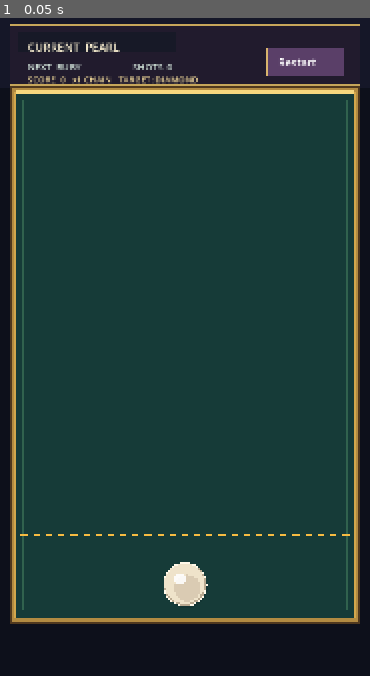
Above: before the commit, frame 1.
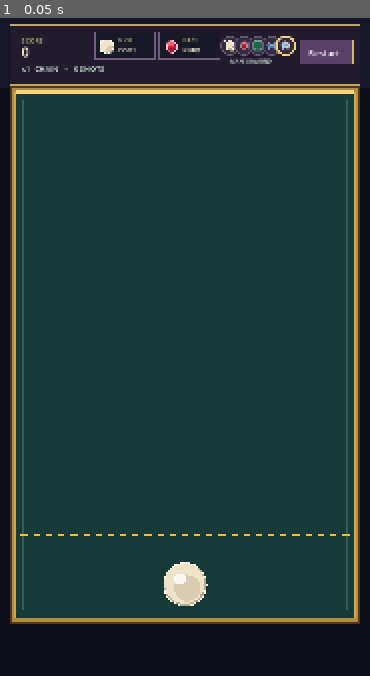
Above: after the commit, the same moment.

Repository: owais6153/game
Game: Godot game, scene res://scenes/Game.tscn
The game is run twice, just before and just after one commit, with the same random seed, the same clock (stepped at 60 frames per second) and the same inputs.
Inputs:
- Up to frame 1 (0.05 s): no input

The runs differ from the first frame. In frame 1, 2.4% of the frame differs, in the area x 5-96%, y 2-11%.

Commit message:
feat: add gem progression preview and clean HUD

Diff:
--- a/scripts/game_config.gd
+++ b/scripts/game_config.gd
@@ -31,13 +31,16 @@
 const CHAIN_PRESENTATION_STAGGER := 0.05 # visual cadence only; merge logic remains immediate
 const NEXT_LAUNCHER_READY_DELAY := 0.04 # only after settled board and presentations complete
 const MERGE_CHAIN_DEPTH_CAP := 6
-const RESTART_RECT := Rect2(520.0, 58.0, 150.0, 54.0)
+const RESTART_RECT := Rect2(584.0, 42.0, 102.0, 48.0)
 const OVERLAY_BUTTON_RECT := Rect2(220.0, 770.0, 280.0, 64.0)
 const OVERLAY_FADE_DURATION := 0.18
 ## Rendering-only layout values. These never feed simulation or collision geometry.
 const HUD_RECT := Rect2(20.0, 14.0, 680.0, 116.0)
-const HUD_PRIMARY_RECT := Rect2(34.0, 28.0, 310.0, 40.0)
-const HUD_SECONDARY_RECT := Rect2(34.0, 76.0, 460.0, 32.0)
+const CURRENT_PREVIEW_RECT := Rect2(184.0, 28.0, 118.0, 52.0)
+const NEXT_PREVIEW_RECT := Rect2(310.0, 28.0, 118.0, 52.0)
+const PROGRESSION_START_X := 448.0
+const PROGRESSION_STEP_X := 27.0
+const PROGRESSION_Y := 54.0
 const OVERLAY_RECT := Rect2(76.0, 398.0, 568.0, 484.0)
 const SAFE_VISUAL_MARGIN := 24.0
 const TARGET_LEVEL := 5
--- a/scripts/game_controller.gd
+++ b/scripts/game_controller.gd
@@ -1,6 +1,7 @@
 extends Node2D
 
 const GemVisualsType = preload("res://scripts/gem_visuals.gd")
+const HudRendererType = preload("res://scripts/hud_renderer.gd")
 
 var pieces: Array[GemPiece] = []
 var simulation := BoardSimulation.new()
@@ -82,6 +83,23 @@
 func lifecycle_name() -> String:
 	return LauncherState.keys()[launcher_state]
 
+## Presentation data only. UI code reads this snapshot and never owns game rules.
+func hud_snapshot() -> Dictionary:
+	var active := get_active_piece()
+	var highest_level := 1
+	for piece in pieces:
+		if not piece.consumed:
+			highest_level = maxi(highest_level, piece.level)
+	return {
+		"current_level": active.level if active != null else next_level,
+		"next_level": next_level,
+		"score": score,
+		"chain_multiplier": chain_multiplier,
+		"shot_count": shot_count,
+		"target_level": GameConfig.TARGET_LEVEL,
+		"highest_level": highest_level,
+	}
+
 func _unhandled_input(event: InputEvent) -> void:
 	if event is InputEventScreenTouch:
 		_handle_pointer(event.position, event.pressed)
@@ -216,18 +234,7 @@
 	draw_line(Vector2(GameConfig.BOARD_RIGHT, GameConfig.BOARD_TOP), Vector2(GameConfig.BOARD_RIGHT, GameConfig.BOARD_BOTTOM), Color("d3a74c"), 5.0)
 	draw_dashed_line(Vector2(GameConfig.BOARD_LEFT + 8.0, GameConfig.DANGER_LINE_Y), Vector2(GameConfig.BOARD_RIGHT - 8.0, GameConfig.DANGER_LINE_Y), Color("f6bb42"), 3.0, 12.0)
 	var font := ThemeDB.fallback_font
-	var active := get_active_piece()
-	var current_label := GameConfig.gem_name(active.level) if active != null else "Resolving"
-	draw_rect(GameConfig.HUD_RECT, Color("211b2d"), true)
-	draw_rect(GameConfig.HUD_RECT, Color("c6a65a"), false, 2.0)
-	draw_rect(GameConfig.HUD_PRIMARY_RECT, Color("171927"), true)
-	draw_string(font, Vector2(54.0, 65.0), "CURRENT  %s" % current_label.to_upper(), HORIZONTAL_ALIGNMENT_LEFT, -1, 22, Color("fff4d5"))
-	draw_string(font, Vector2(54.0, 102.0), "NEXT  %s" % GameConfig.gem_name(next_level).to_upper(), HORIZONTAL_ALIGNMENT_LEFT, -1, 18, Color("d7e9df"))
-	draw_string(font, Vector2(258.0, 102.0), "SHOTS  %d" % shot_count, HORIZONTAL_ALIGNMENT_LEFT, -1, 18, Color("d7e9df"))
-	draw_string(font, Vector2(54.0, 126.0), "SCORE  %d   x%d CHAIN   TARGET: DIAMOND" % [score, chain_multiplier], HORIZONTAL_ALIGNMENT_LEFT, -1, 17, Color("ffe6a1"))
-	draw_rect(GameConfig.RESTART_RECT, Color("5a3f68"), true)
-	draw_rect(GameConfig.RESTART_RECT, Color("d8b46d"), false, 2.0)
-	draw_string(font, Vector2(542.0, 94.0), "Restart", HORIZONTAL_ALIGNMENT_LEFT, -1, 21, Color.WHITE)
+	HudRendererType.draw(self, hud_snapshot(), font)
 	# Draw the non-physical source ghosts first. The new simulated gem is then
 	# rendered over them, avoiding a one-frame visual pop at the merge midpoint.
 	for presentation in merge_presentations:
--- /dev/null
+++ b/scripts/hud_renderer.gd
@@ -0,0 +1,49 @@
+class_name HudRenderer
+extends RefCounted
+
+const GemVisualsType = preload("res://scripts/gem_visuals.gd")
+
+## Presentation-only HUD renderer. It receives a snapshot from GameController and
+## must never mutate simulation, queue, lifecycle, score, or outcome state.
+static func draw(controller: CanvasItem, snapshot: Dictionary, font: Font) -> void:
+	_draw_panel(controller, GameConfig.HUD_RECT, Color("211b2d"), Color("c6a65a"))
+	_draw_score_block(controller, snapshot, font)
+	_draw_queue_preview(controller, GameConfig.CURRENT_PREVIEW_RECT, int(snapshot.current_level), "NOW", font)
+	_draw_queue_preview(controller, GameConfig.NEXT_PREVIEW_RECT, int(snapshot.next_level), "NEXT", font)
+	_draw_progression(controller, int(snapshot.target_level), int(snapshot.highest_level), font)
+	_draw_restart(controller, font)
+
+static func _draw_panel(controller: CanvasItem, rect: Rect2, fill: Color, border: Color) -> void:
+	controller.draw_rect(rect, fill, true)
+	controller.draw_rect(rect, border, false, 2.0)
+
+static func _draw_score_block(controller: CanvasItem, snapshot: Dictionary, font: Font) -> void:
+	controller.draw_string(font, Vector2(42.0, 49.0), "SCORE", HORIZONTAL_ALIGNMENT_LEFT, -1, 13, Color("b9a77b"))
+	controller.draw_string(font, Vector2(42.0, 76.0), str(int(snapshot.score)), HORIZONTAL_ALIGNMENT_LEFT, -1, 27, Color("fff4d5"))
+	controller.draw_string(font, Vector2(42.0, 104.0), "x%d  CHAIN   •   %d SHOTS" % [int(snapshot.chain_multiplier), int(snapshot.shot_count)], HORIZONTAL_ALIGNMENT_LEFT, -1, 15, Color("d7e9df"))
+
+static func _draw_queue_preview(controller: CanvasItem, rect: Rect2, level: int, label: String, font: Font) -> void:
+	_draw_panel(controller, rect, Color("171927"), Color("725d86"))
+	GemVisualsType.draw_gem(controller, level, rect.position + Vector2(24.0, 28.0), 17.0, 1.0, 0.78)
+	controller.draw_string(font, Vector2(rect.position.x + 46.0, rect.position.y + 18.0), label, HORIZONTAL_ALIGNMENT_LEFT, -1, 11, Color("b9a77b"))
+	controller.draw_string(font, Vector2(rect.position.x + 46.0, rect.position.y + 39.0), GameConfig.gem_name(level), HORIZONTAL_ALIGNMENT_LEFT, rect.size.x - 52.0, 13, Color("fff4d5"))
+
+static func _draw_progression(controller: CanvasItem, target_level: int, highest_level: int, font: Font) -> void:
+	for level in range(1, 6):
+		var center := Vector2(GameConfig.PROGRESSION_START_X + (level - 1) * GameConfig.PROGRESSION_STEP_X, GameConfig.PROGRESSION_Y)
+		var is_target := level == target_level
+		var is_reached := level <= highest_level
+		var ring_color := Color("f6d77e") if is_target else Color("685c72")
+		var ring_width := 2.5 if is_target else 1.0
+		controller.draw_circle(center, 18.0, Color("332b42"), true)
+		controller.draw_arc(center, 18.0, 0.0, TAU, 18, ring_color, ring_width, true)
+		GemVisualsType.draw_gem(controller, level, center, 13.0, 1.0 if is_reached else 0.58, 0.64)
+		if level < 5:
+			var next_center := Vector2(GameConfig.PROGRESSION_START_X + level * GameConfig.PROGRESSION_STEP_X, GameConfig.PROGRESSION_Y)
+			controller.draw_line(center + Vector2(20.0, 0.0), next_center - Vector2(20.0, 0.0), Color("846f4b"), 1.5)
+	controller.draw_string(font, Vector2(GameConfig.PROGRESSION_START_X, GameConfig.PROGRESSION_Y + 34.0), "MAKE DIAMOND", HORIZONTAL_ALIGNMENT_LEFT, 152.0, 10, Color("d7e9df"))
+
+static func _draw_restart(controller: CanvasItem, font: Font) -> void:
+	controller.draw_rect(GameConfig.RESTART_RECT, Color("5a3f68"), true)
+	controller.draw_rect(GameConfig.RESTART_RECT, Color("d8b46d"), false, 2.0)
+	controller.draw_string(font, GameConfig.RESTART_RECT.position + Vector2(16.0, 33.0), "Restart", HORIZONTAL_ALIGNMENT_LEFT, -1, 17, Color.WHITE)
--- a/tools/run_clean_contact_tests.gd
+++ b/tools/run_clean_contact_tests.gd
@@ -29,6 +29,8 @@
 	_test_visual_layout_bounds()
 	_test_portrait_board_bounds_and_scale()
 	_test_merge_momentum_is_bounded_and_contained()
+	_test_progression_hud_snapshot_and_queue()
+	_test_hud_layout_and_pointer_safety()
 	if failures.is_empty():
 		print("CLEAN_CONTACT_TESTS: PASS")
 		quit(0)
@@ -299,6 +301,27 @@
 	_assert(upgraded.velocity.length() <= GameConfig.MERGE_MAX_SPAWN_SPEED + 0.01, "Upgraded-gem momentum must remain bounded")
 	_assert(upgraded.position.x >= GameConfig.BOARD_LEFT + upgraded.radius and upgraded.position.x <= GameConfig.BOARD_RIG …(203 unchanged characters)…
 
+func _test_progression_hud_snapshot_and_queue() -> void:
+	var controller = GameScene.instantiate()
+	controller._ready()
+	var first: Dictionary = controller.hud_snapshot()
+	_assert(int(first.current_level) == 1 and int(first.next_level) == 2, "HUD previews must match the initial current/next queue")
+	_assert(int(first.target_level) == 5, "HUD target highlight must remain Diamond (L5)")
+	controller.launch_active_piece()
+	for frame in range(200): controller._process(1.0 / 60.0)
+	var after_shot: Dictionary = controller.hud_snapshot()
+	_assert(int(after_shot.current_level) == 2 and int(after_shot.next_level) == 1, "HUD queue preview must advance exactly once after a shot cycle")
+	controller.restart()
+	var after_restart: Dictionary = controller.hud_snapshot()
+	_assert(int(after_restart.current_level) == 1 and int(after_restart.next_level) == 2 and int(after_restart.score) == 0, "Restart must reset HUD and queue previews")
+
+func _test_hud_layout_and_pointer_safety() -> void:
+	for portrait_size in [Vector2(720, 1280), Vector2(1080, 1920), Vector2(1080, 2400), Vector2(1440, 3200), Vector2(900, 1280)]:
+		var scale: float = portrait_size.x / GameConfig.VIEWPORT_SIZE.x
+		_assert(GameConfig.HUD_RECT.end.x * scale <= portrait_size.x and GameConfig.HUD_RECT.end.y * scale <= GameConfig.BOARD_TOP * scale, "HUD must stay in safe bounds for representative portrait sizes")
+		_assert(GameConfig.PROGRESSION_START_X + GameConfig.PROGRESSION_STEP_X * 4.0 + 18.0 <= GameConfig.RESTART_RECT.position.x, "Progression preview must remain compact beside restart")
+	_assert(not GameConfig.HUD_RECT.intersects(Rect2(GameConfig.BOARD_LEFT, GameConfig.BOARD_TOP, GameConfig.BOARD_RIGHT - GameConfig.BOARD_LEFT, GameConfig.BOARD_BOTTOM - GameConfig.BOARD_TOP)), "HUD/progression drawing must not intercept board drag space")
+
 func _active_launcher_count(items: Array[GemPiece]) -> int:
 	var count := 0
 	for item in items:
Not shown, added: scripts/hud_renderer.gd.uid
Not shown, changed: AGENTS.md
Not shown, changed: AI_KNOWLEDGE_BASE.md
Not shown, changed: ARCHITECTURE.md
Not shown, changed: CHANGELOG.md
Not shown, changed: CURRENT_STATE.md
Not shown, changed: GAME_SPEC.md
Not shown, added: PROGRESSION_HUD_V1_REPORT.md
Not shown, changed: README.md
